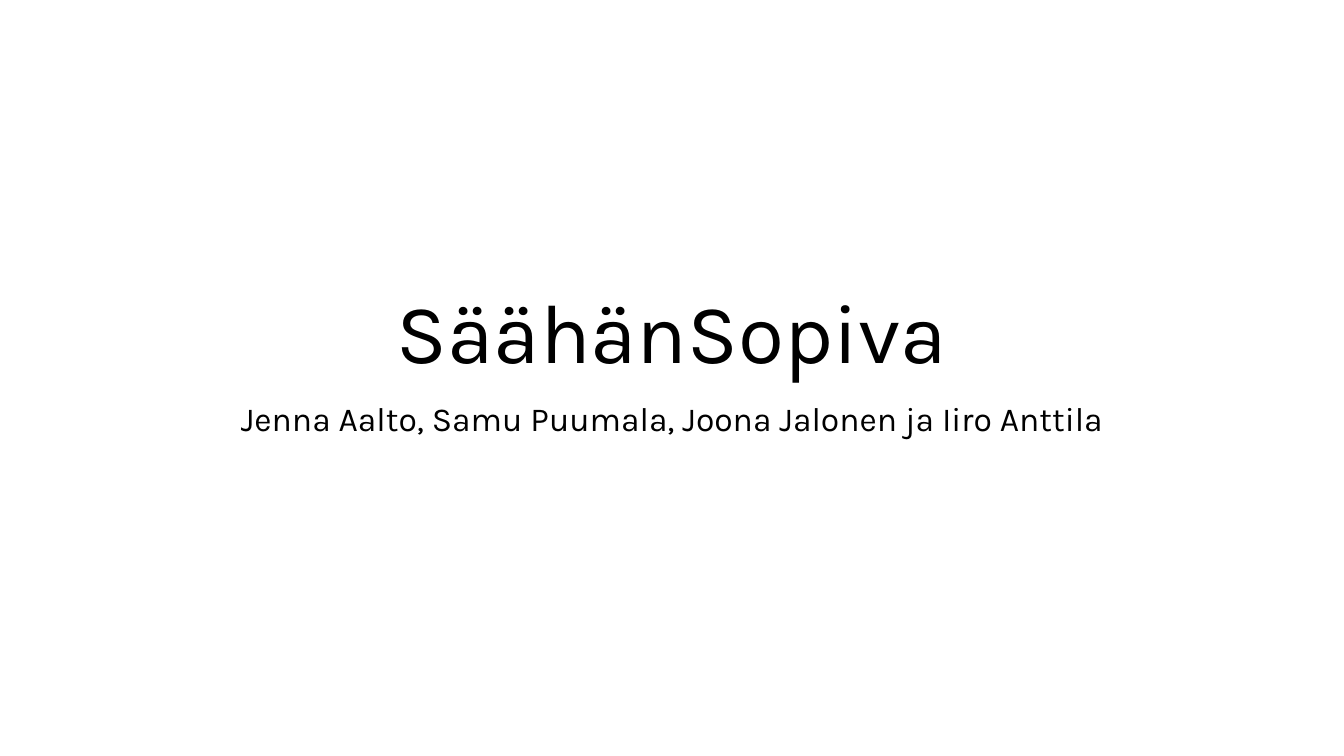
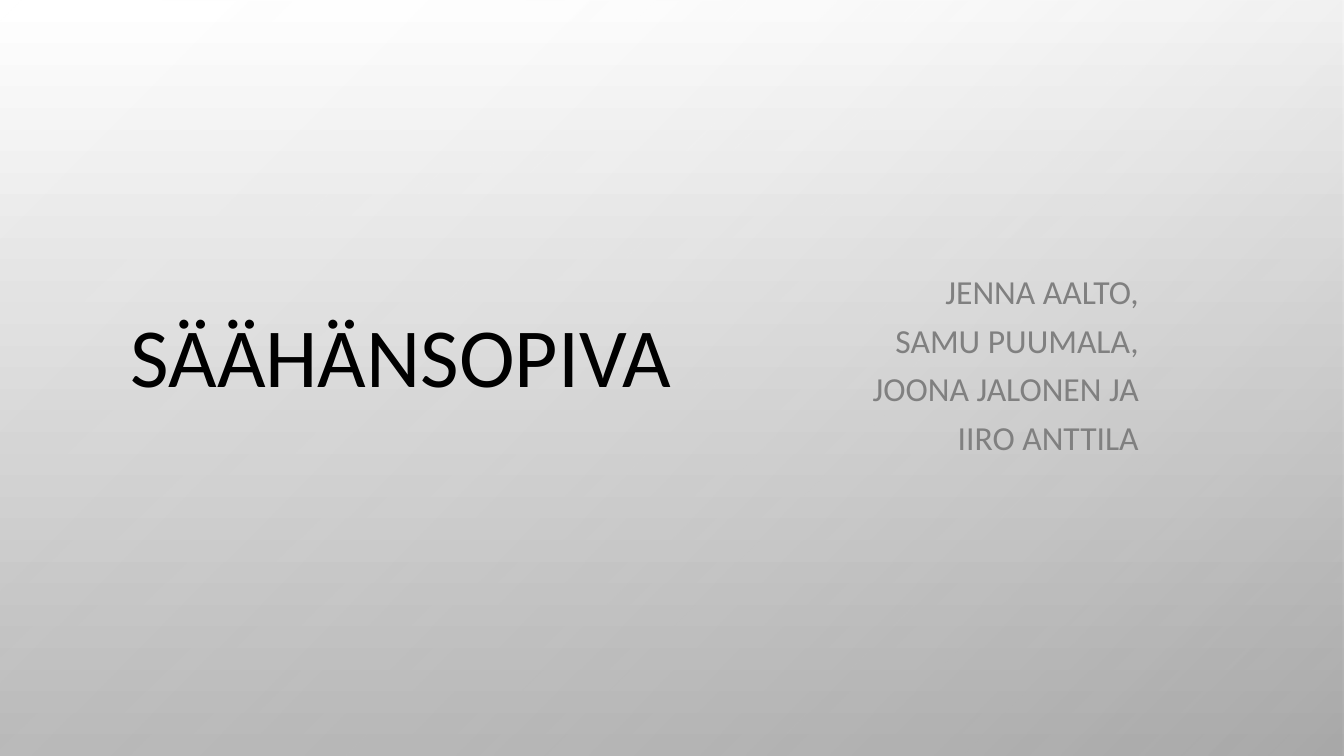
Before and after one commit to JennaAalto/Projekti, a slide deck: slide 1 of SäähänSopivaFinal.pptx. Drawn at 1344x756 pixels with LibreOffice and Linux fonts; fonts in the diff are those of the drawing; background and template pictures are left out. Boxes give left, top, right and bottom in pixels: in the first picture for what was removed or moved away, otherwise in the second. Text is boxed around its words. In the diff, an @@ line names an element or a change of style, - is before the commit and + after.

Commit message:
Powerpoint

```diff
--- a/SäähänSopivaFinal.pptx
+++ b/SäähänSopivaFinal.pptx
@@ background #FFFFFF to picture (left out) @@
@@ rectangle added at [0, 0, 1344, 756], fill gradient #FFFFFF to #B8B8B8 to #808080 @@
@@ title "SÄÄHÄNSOPIVA" at [131, 319, 672, 388]: vertical alignment bottom to middle @@
@@ subtitle "JENNA AALTO, SAMU PUUMALA, JOONA ..." at [873, 282, 1139, 450]: vertical alignment top to middle @@
@@ subtitle at [873, 282, 1139, 450]: text changed; font Karla to Calibri; text colour #000000 to #808080 @@
-Jenna Aalto, Samu Puumala, Joona Jalonen ja Iiro Anttila
+JENNA AALTO, SAMU PUUMALA, JOONA JALONEN JA IIRO ANTTILA
@@ title at [131, 319, 672, 388]: text changed; font Karla to Calibri @@
-SäähänSopiva
+SÄÄHÄNSOPIVA
```
Also in this commit, not shown: 3 slides added.
